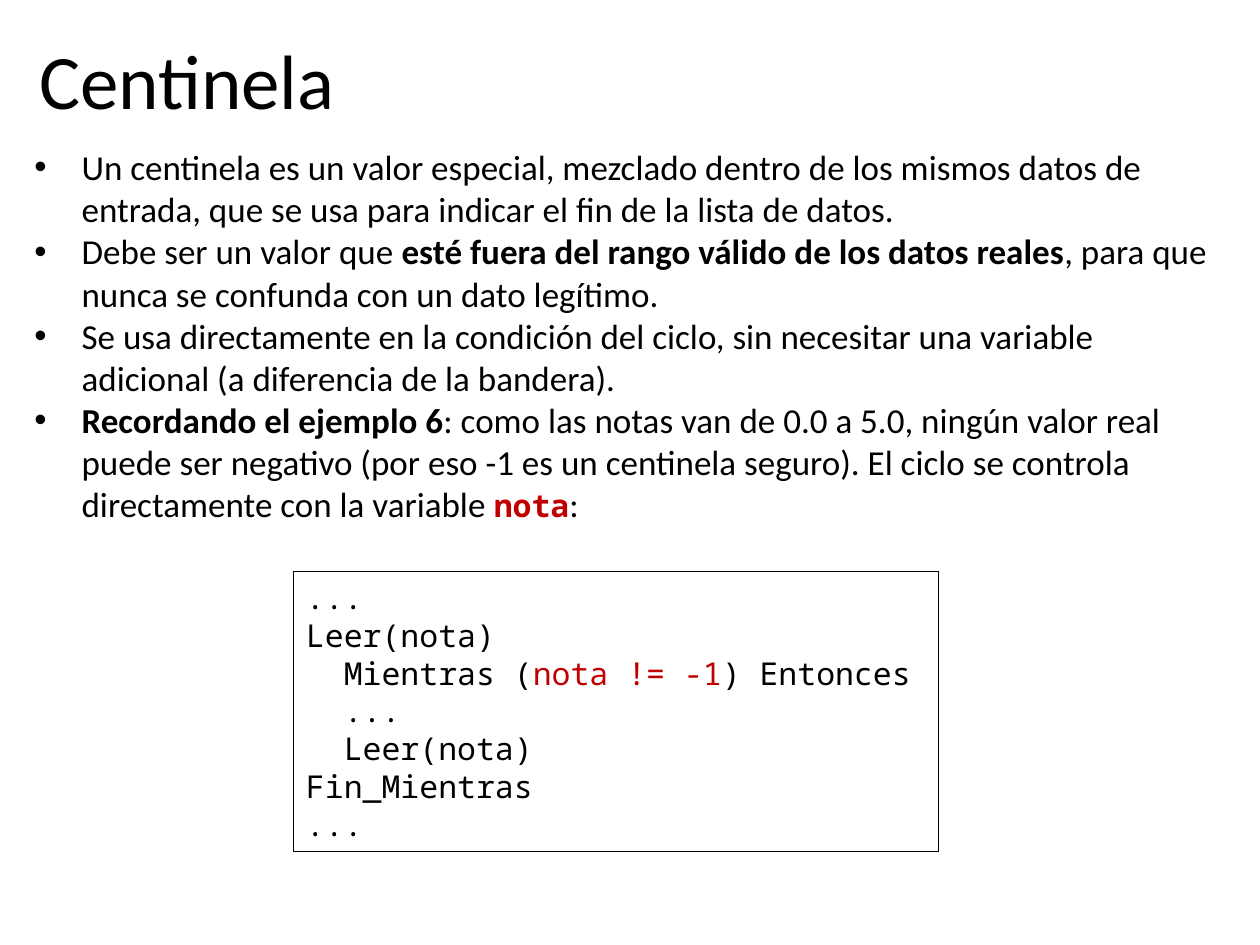
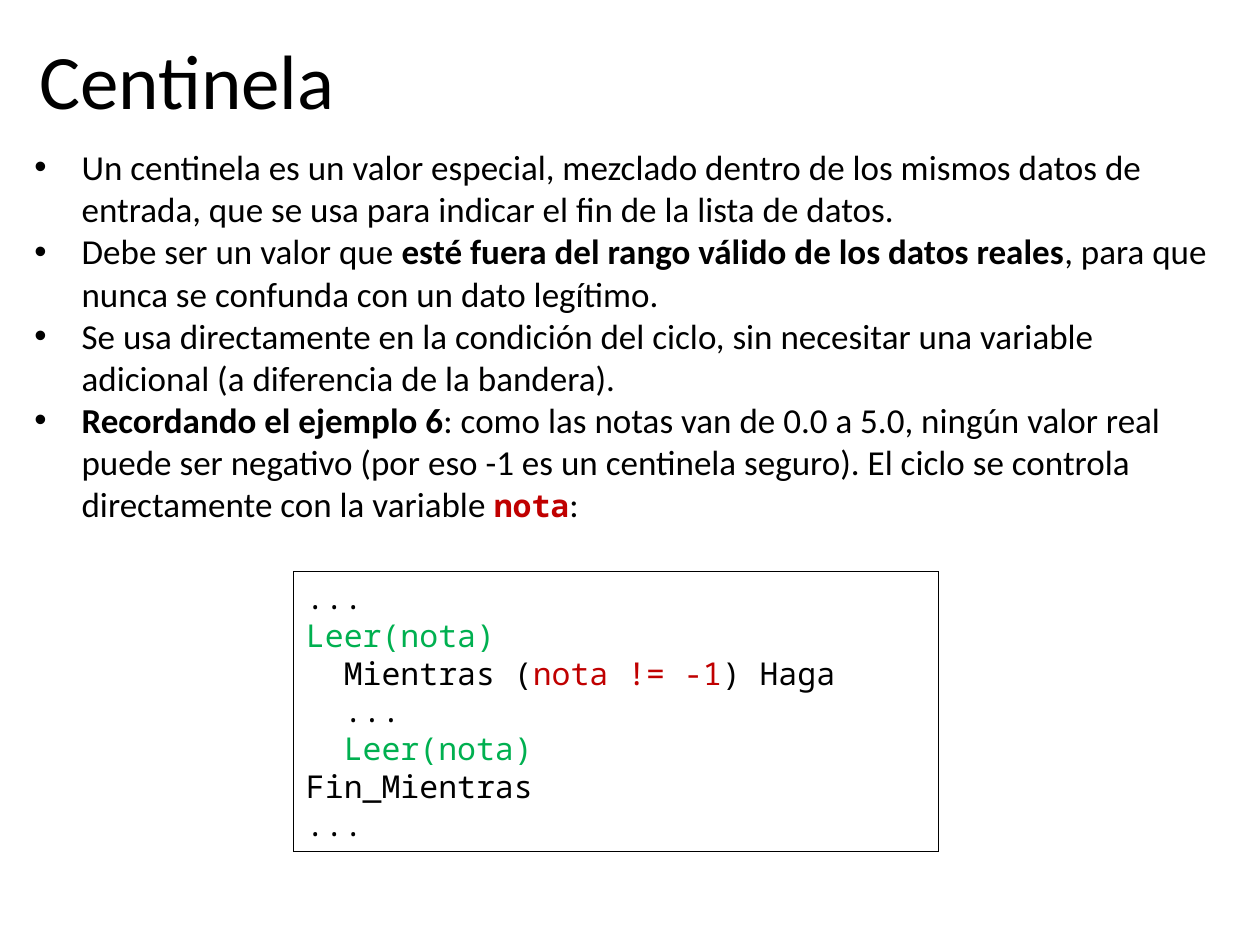
Before and after one commit to algoritmos-UdeA/logica1-20262, a slide deck: slide 64 of clases/7/teoria/clase-07.pptx. Drawn at 1260x945 pixels with LibreOffice and Linux fonts; fonts in the diff are those of the drawing. Boxes give left, top, right and bottom in pixels: in the first picture for what was removed or moved away, otherwise in the second. Text is boxed around its words. In the diff, an @@ line names an element or a change of style, - is before the commit and + after.

```diff
--- a/clases/7/teoria/clase-07.pptx
+++ b/clases/7/teoria/clase-07.pptx
@@ text in rectangle at (x1=306, y1=624, x2=533, y2=765): text colour #000000 to #00B050 in "Leer(nota)", "Leer(nota)" @@
@@ text in rectangle at (x1=344, y1=661, x2=836, y2=693): text changed @@
-Mientras (nota != -1) Entonces
+Mientras (nota != -1) Haga
```
Also in this commit, not shown: 20 other slides changed, 14 slides added, 13 other files.
